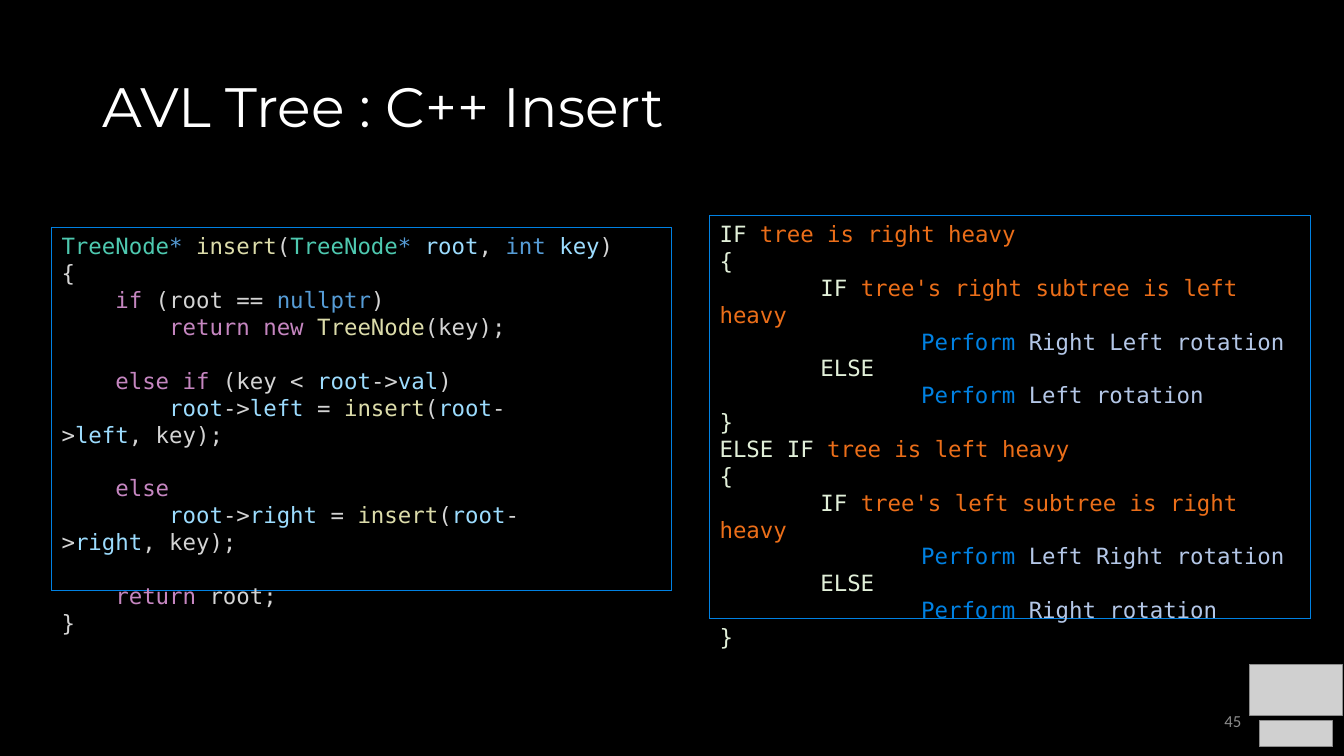
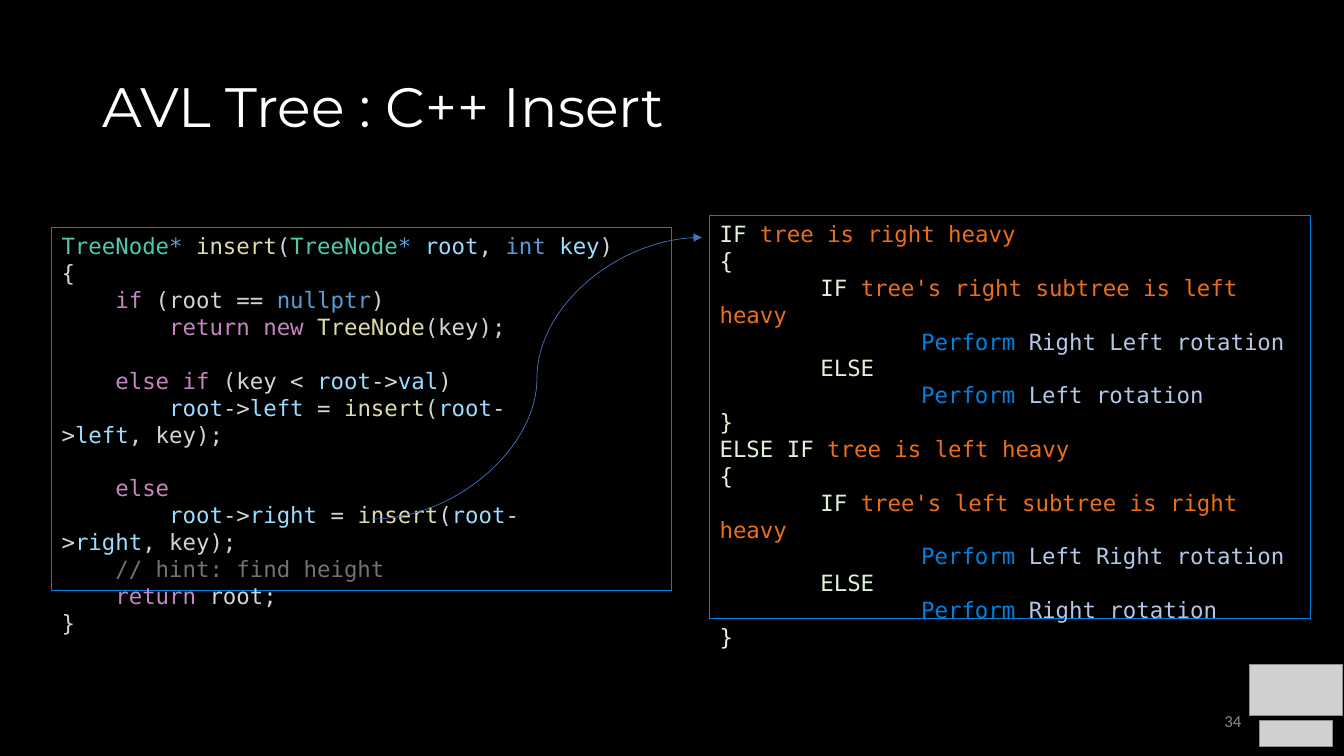
Before and after one commit to COP3530/Instructional-Content, a slide deck: slide 34 of Slides-PPT/4 - Balanced Trees.pptx (slide 45 before the commit). Drawn at 1344x756 pixels with LibreOffice and Linux fonts; fonts in the diff are those of the drawing; grey boxes stand for pictures. Boxes give left, top, right and bottom in pixels: in the first picture for what was removed or moved away, otherwise in the second. Text is boxed around its words. In the diff, an @@ line names an element or a change of style, - is before the commit and + after.

Commit message:
balanced tree changes

```diff
--- a/Slides-PPT/4 - Balanced Trees.pptx
+++ b/Slides-PPT/4 - Balanced Trees.pptx
@@ curved arrow added from (372, 519) to (702, 238), #4472C4 0.5 pt @@
@@ text in rectangle at bbox=[156, 560, 385, 582]: paragraph added @@
+// hint: find height
@@ page number at bbox=[1224, 716, 1241, 727]: text changed @@
-45
+34
```
Also in this commit, not shown: 11 other slides changed, 22 slides added, 1 other file.
